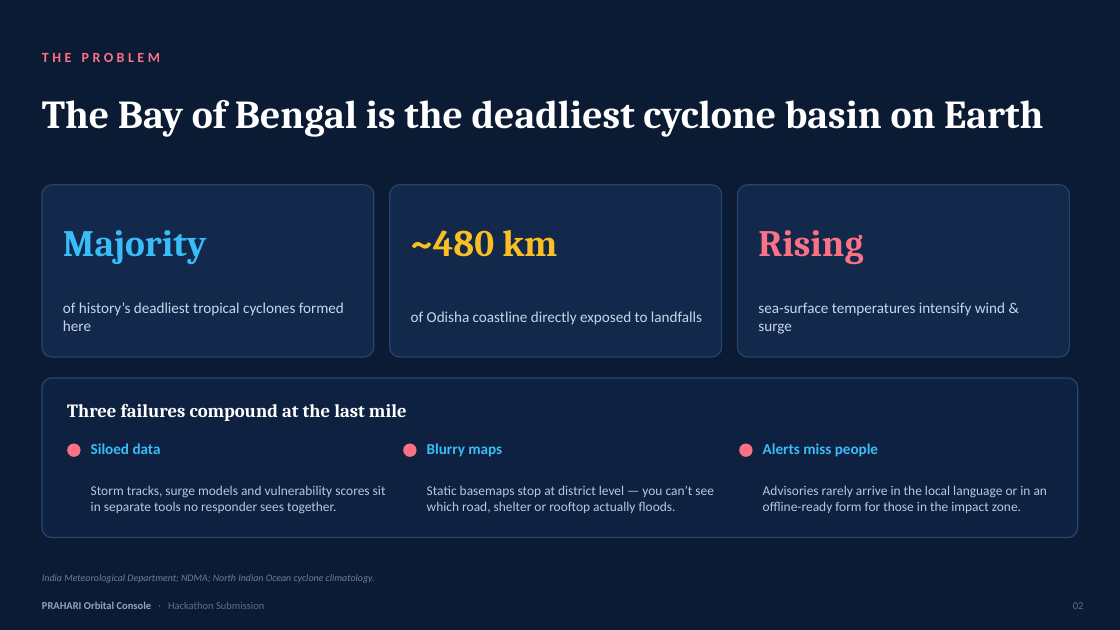
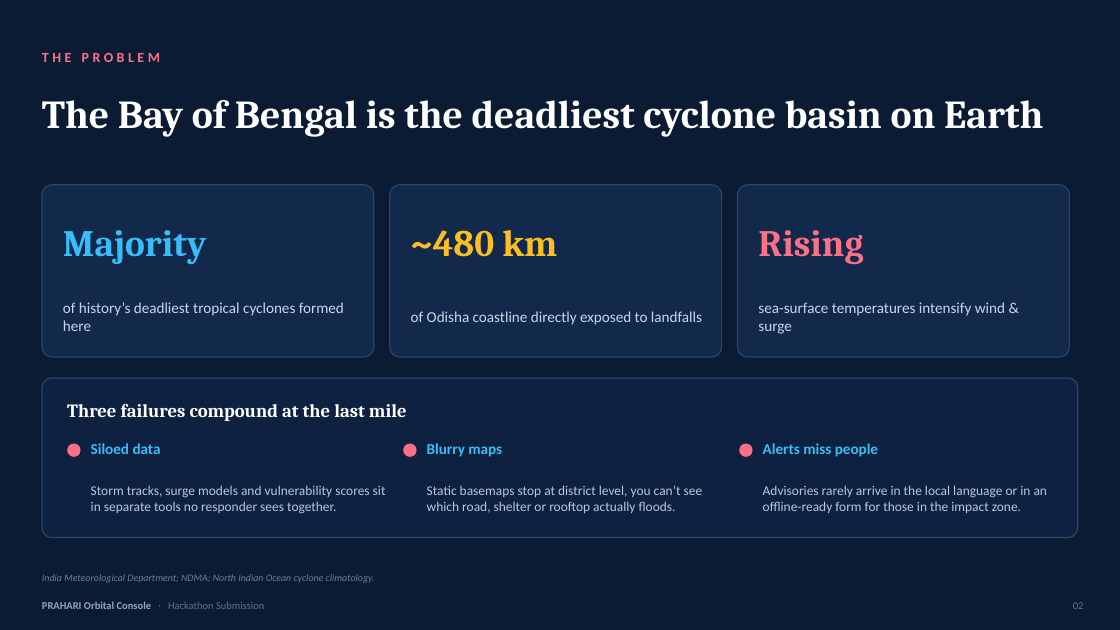
Before and after one commit to abhishek-0706/prahari-orbital-console, a slide deck: slide 2 of demo/PRAHARI_Orbital_Console.pptx. Drawn at 1120x630 pixels with LibreOffice and Linux fonts; fonts in the diff are those of the drawing. Boxes give left, top, right and bottom in pixels: in the first picture for what was removed or moved away, otherwise in the second. Text is boxed around its words. In the diff, an @@ line names an element or a change of style, - is before the commit and + after.

```diff
--- a/demo/PRAHARI_Orbital_Console.pptx
+++ b/demo/PRAHARI_Orbital_Console.pptx
@@ text at box(427, 485, 703, 513): text changed @@
-Static basemaps stop at district level — you can’t see which road, shelter or rooftop actually floods.
+Static basemaps stop at district level, you can’t see which road, shelter or rooftop actually floods.
```
Also in this commit, not shown: 10 other slides changed, 1 other file.
